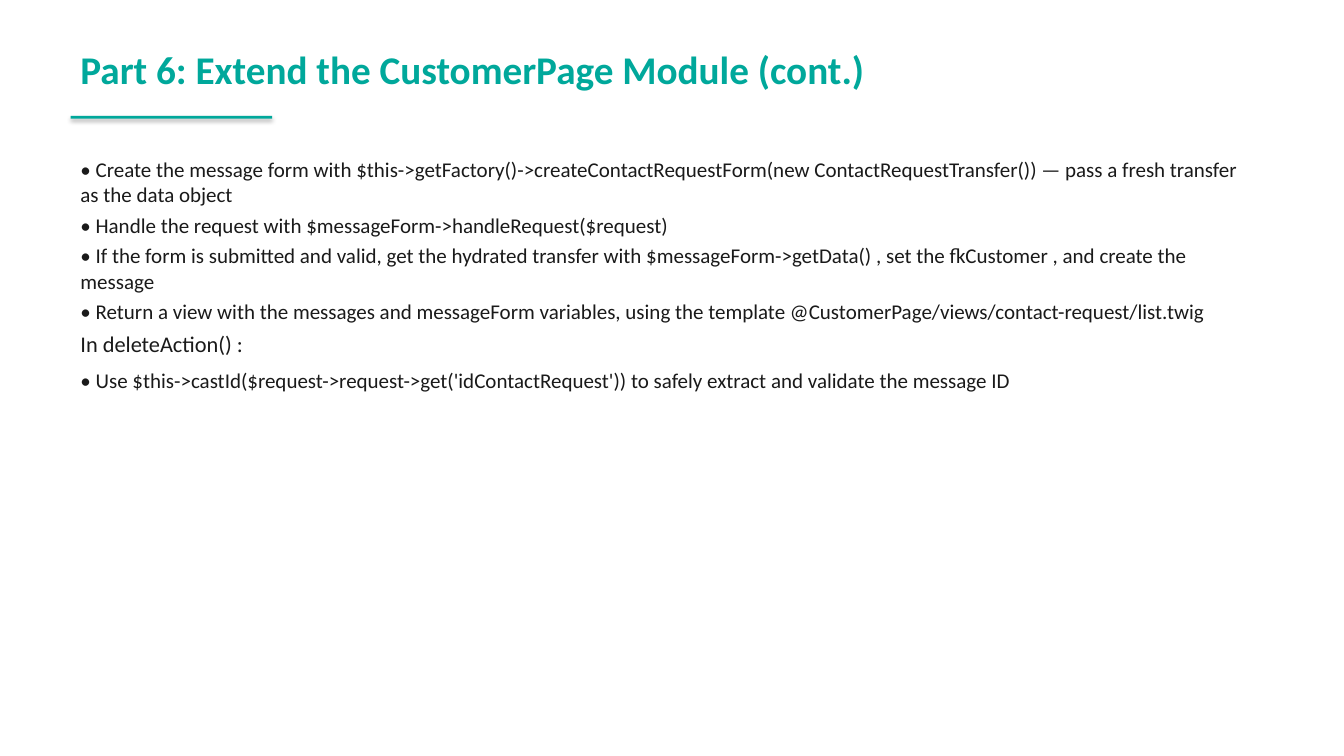
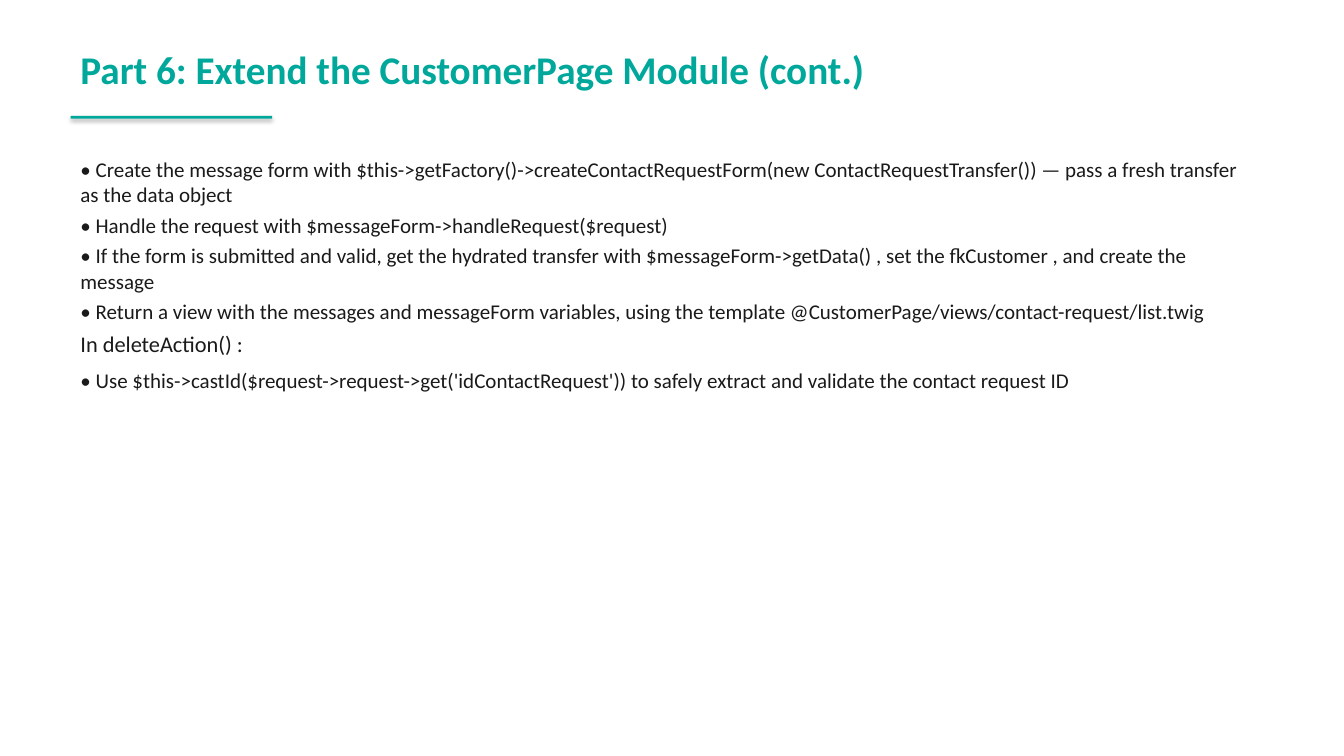
Before and after one commit to spryker-academy/instructor-exercises, a slide deck: slide 182 of guides-pptx/spryker-academy-fundamental.pptx. Drawn at 1344x756 pixels with LibreOffice and Linux fonts; fonts in the diff are those of the drawing. Boxes give left, top, right and bottom in pixels: in the first picture for what was removed or moved away, otherwise in the second. Text is boxed around its words. In the diff, an @@ line names an element or a change of style, - is before the commit and + after.

```diff
--- a/guides-pptx/spryker-academy-fundamental.pptx
+++ b/guides-pptx/spryker-academy-fundamental.pptx
@@ text at bbox=[96, 373, 1069, 392]: text changed @@
-• Use $this->castId($request->request->get('idContactRequest')) to safely extract and validate the message ID
+• Use $this->castId($request->request->get('idContactRequest')) to safely extract and validate the contact request ID
```
Also in this commit, not shown: 22 other slides changed, 2 other files.
